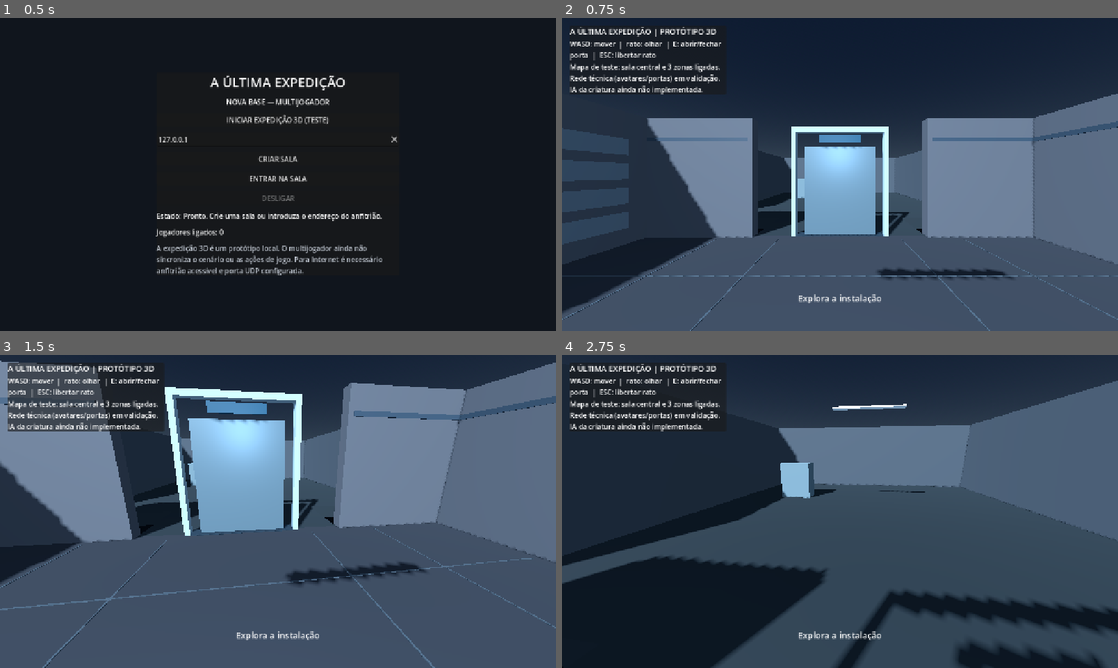
Above: before the commit, frames 1-4 (two rows, left to right).
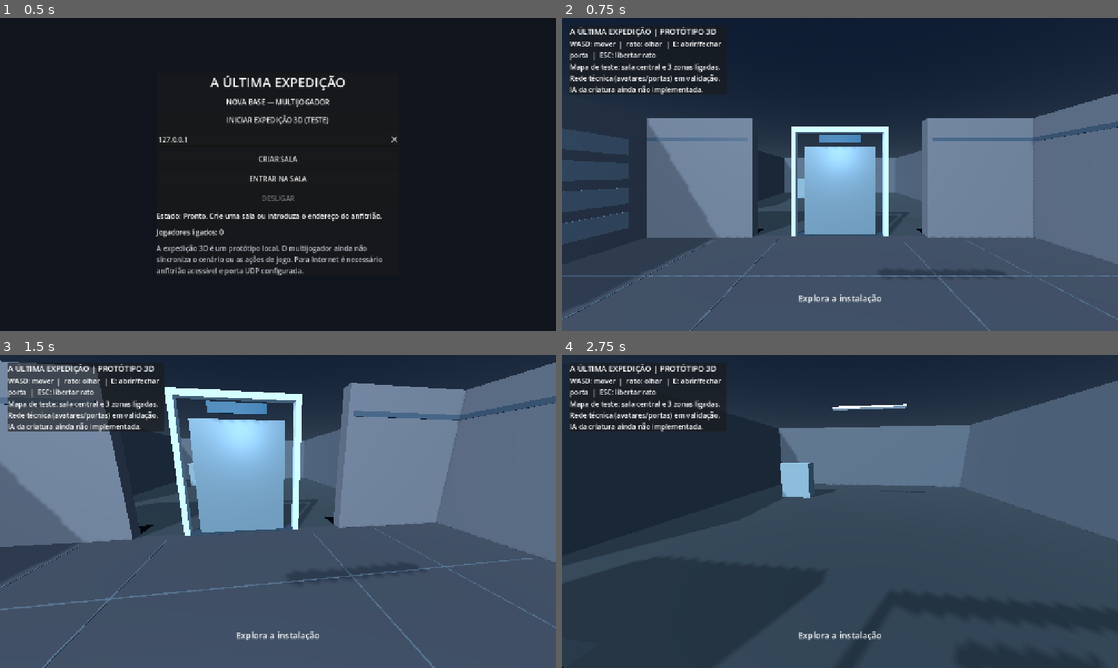
Above: after the commit, the same moments.

Repository: lufime/Valep-lis---Cidade-Viva-
Game: Godot game, scene res://scenes/main.tscn
Same seed, same stepped clock (60 frames per second), same inputs: the game is played once before the commit and once after it.
Inputs (mouse positions are in pixels of both pictures, inside the frame that each line leads up to):
- Up to frame 1 (0.5 s): no input
- Up to frame 2 (0.75 s): click "INICIAR EXPEDIÇÃO 3D (TESTE)" at 0.5 s
- Up to frame 3 (1.5 s): tap Enter at 1.25 s; move the mouse to (305, 511) at 1.27 s; hold W from 1.28 s (still down); tap E at 1.35 s; click (305, 511) at 1.42 s
- Up to frame 4 (2.75 s): keep holding W; move the mouse to (812, 511) at 2.02 s; tap E at 2.1 s

Frame 1 is identical in both runs. In frame 2, 6.3% of the frame differs, in the area x 0-99%, y 32-94%; in frame 3, 4.7%; in frame 4, 18%, in the area x 0-100%, y 24-100%.

Commit message:
Suavizar sombras duras do protótipo 3D

Diff:
--- a/expedicao/scripts/expedition_3d.gd
+++ b/expedicao/scripts/expedition_3d.gd
@@ -430,6 +430,8 @@
 	light.rotation_degrees = Vector3(-38, -28, 0)
 	light.light_energy = 0.72
 	light.shadow_enabled = true
+	light.shadow_opacity = 0.55
+	light.shadow_blur = 1.0
 	add_child(light)
 
 	var fill := OmniLight3D.new()
--- a/expedicao/tests/test_expedition_3d.gd
+++ b/expedicao/tests/test_expedition_3d.gd
@@ -563,6 +563,7 @@
 			key_light = child as DirectionalLight3D
 	_check(environment != null and environment.environment != null, "O cenário deve ter um ambiente de renderização configurado")
 	_check(key_light != null and key_light.shadow_enabled, "A luz principal deve projetar sombras para dar profundidade ao cenário")
+	_check(key_light != null and key_light.shadow_opacity < 1.0 and key_light.shadow_blur >= 1.0, "As sombras devem ser suavizadas para evitar contraste excessivamente duro")
 	if key_light != null:
 		_check(key_light.light_energy >= 0.6, "A luz principal deve ter intensidade suficiente para revelar os materiais")
 
